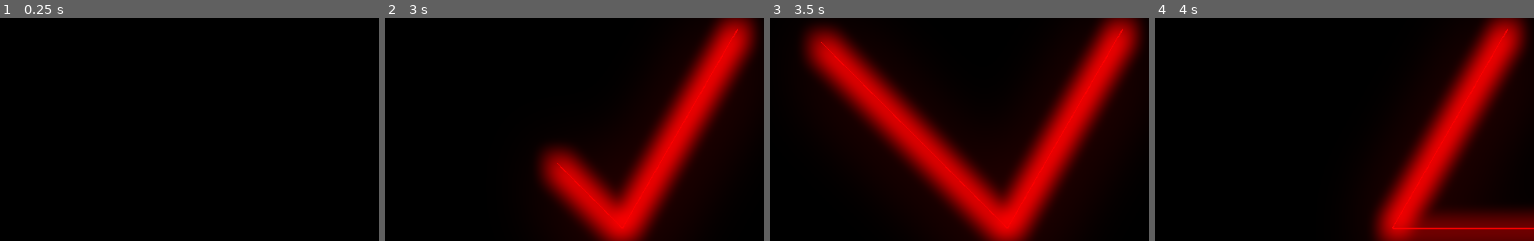
Above: before the commit, frames 1-4 (left to right).
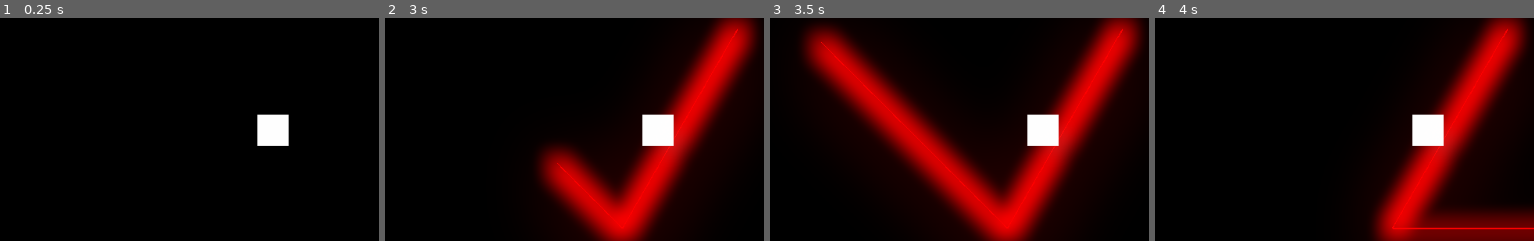
Above: after the commit, the same moments.

Repository: Aki78/GodotCPUDesign
Game: Godot game, scene res://Game.tscn
Two runs of this game, one before a commit and one after it. Both use one fixed random seed, a clock stepped at 60 frames per second and the inputs below. The engine's default icon, where the game draws it, is replaced by a stand-in: a white triangle on a blue panel in a dark square.
Inputs (mouse positions are % of the whole screen's width and height, from its top left):
- Up to frame 1 (0.25 s): no input
- Up to frame 2 (3 s): tap Enter at 0.5, 2 s; move the mouse to (70, 42) at 0.52 s; hold I (input) 0.53-1.25 s; click (70, 42) at 0.8 s; tap Space at 1.25, 2.75 s; drag from (26, 53) to (70, 42) at 1.27 s; move the mouse to (58, 24) at 2.02 s; hold W (wire) 2.03-2.75 s; click (58, 24) at 2.17 s; tap G (grab, bound only after the commit) at 2.3 s; drag from (42, 69) to (16, 32) at 2.77 s
- Up to frame 3 (3.5 s): no input
- Up to frame 4 (4 s): tap Enter at 3.5 s; move the mouse to (79, 63) at 3.52 s; hold S (add_switch) from 3.53 s (still down); click (79, 63) at 3.8 s
The pictures show only the part of the screen within x 11-61%, y 22-72%; the shares and areas given below are measured in that part.

The runs differ from the first frame. In frame 1, 1.2% of the frame differs, in the area x 67-77%, y 43-58%; in frame 2, 1.2%; in frame 3, 1.2%; in frame 4, 1.2%.

Commit message:
done grab logic

Diff:
--- a/Camera2D.gd
+++ b/Camera2D.gd
@@ -15,13 +15,11 @@
 	if Input.is_action_pressed("zoomin") and zoom.x > 0.1:
 		zoom *= 0.9
 		$ModeLabel.rect_scale *= 0.9
-#		$ModeLabel.rect_position = offset + label_pos
 		emit_signal("zoom_in")
 	if Input.is_action_pressed("zoomout") and zoom.x < 10:
 		emit_signal("zoom_out")
 		zoom *= 1.1
 		$ModeLabel.rect_scale *= 1.1
-#		$ModeLabel.rect_position = offset + label_pos
 	if Input.is_action_pressed("middle_mouse"):
 		mouse_down = true
 	else:
--- /dev/null
+++ b/Contact.gd
@@ -0,0 +1,22 @@
+extends Area2D
+
+
+var bit = false
+
+func _ready():
+	pass # Replace with function body.
+
+
+
+func set_grab():
+	pass
+
+func _physics_process(delta):
+	for area in get_overlapping_areas():
+		if name == "Inp1" or name == "Inp2":
+			if  area.is_in_group("switch") or area.is_in_group("wires"):
+				bit = area.bit
+		if name == "Out":
+			if area.has_method("set_all_bit"):
+				area.set_all_bit(bit)
+#	print("gete: ", name , bit)
--- a/Delete.gd
+++ b/Delete.gd
@@ -5,6 +5,10 @@
 
 	if event.is_action_pressed("delete") and Singleton.mode == "normal":
 		Singleton.mode = "delete"
+	if event.is_action_pressed("grab") and Singleton.mode == "normal":
+		Singleton.mode = "grab"
+		for area in get_overlapping_areas():
+			area.set_grab()
 
 	if event.is_action_pressed("left_click") and Singleton.mode == "delete":
 
@@ -16,7 +20,8 @@
 				get_tree().call_group(area.group_name, "queue_free")
 
 
-
+func set_grab():
+	pass
 
 
 func _process(delta):
--- a/Game.tscn
+++ b/Game.tscn
@@ -6,6 +6,8 @@
 [ext_resource path="res://Label.gd" type="Script" id=4]
 [ext_resource path="res://Camera2D.gd" type="Script" id=5]
 [ext_resource path="res://Game.gd" type="Script" id=6]
+[ext_resource path="res://Gate.gd" type="Script" id=7]
+[ext_resource path="res://Contact.gd" type="Script" id=8]
 
 [sub_resource type="Environment" id=1]
 background_mode = 4
@@ -21,6 +23,9 @@
 
 [sub_resource type="CircleShape2D" id=2]
 
+[sub_resource type="RectangleShape2D" id=3]
+extents = Vector2( 7.25, 7.75 )
+
 [node name="Game" type="Node2D"]
 position = Vector2( 0, 1 )
 script = ExtResource( 6 )
@@ -34,10 +39,10 @@
 [node name="Switches" type="Node2D" parent="."]
 script = ExtResource( 3 )
 
-[node name="Delete" type="Area2D" parent="."]
+[node name="MouseTip" type="Area2D" parent="."]
 script = ExtResource( 2 )
 
-[node name="DeleteShape" type="CollisionShape2D" parent="Delete"]
+[node name="MouseTipShape" type="CollisionShape2D" parent="MouseTip"]
 shape = SubResource( 2 )
 
 [node name="Camera2D" type="Camera2D" parent="."]
@@ -50,3 +55,31 @@
 margin_right = -402.0
 margin_bottom = 253.0
 script = ExtResource( 4 )
+
+[node name="Gate" type="ColorRect" parent="."]
+margin_left = -20.0
+margin_top = -21.0
+margin_right = 20.0
+margin_bottom = 19.0
+script = ExtResource( 7 )
+
+[node name="Inp1" type="Area2D" parent="Gate"]
+script = ExtResource( 8 )
+
+[node name="CollisionShape" type="CollisionShape2D" parent="Gate/Inp1"]
+position = Vector2( 8, 10 )
+shape = SubResource( 3 )
+
+[node name="Inp2" type="Area2D" parent="Gate"]
+script = ExtResource( 8 )
+
+[node name="CollisionShape" type="CollisionShape2D" parent="Gate/Inp2"]
+position = Vector2( 8, 30 )
+shape = SubResource( 3 )
+
+[node name="Out" type="Area2D" parent="Gate"]
+script = ExtResource( 8 )
+
+[node name="CollisionShape" type="CollisionShape2D" parent="Gate/Out"]
+position = Vector2( 32, 19 )
+shape = SubResource( 3 )
--- /dev/null
+++ b/Gate.gd
@@ -0,0 +1,9 @@
+extends ColorRect
+
+func set_logic():
+
+	$Out.bit = 	!($Inp1.bit or $Inp2.bit)
+#	print($Inp1.bit, " " , $Inp2.bit, " ",$Out.bit)
+
+func _physics_process(delta):
+	set_logic()
--- /dev/null
+++ b/Inp1.gd
@@ -0,0 +1,16 @@
+extends Area2D
+
+
+# Declare member variables here. Examples:
+# var a = 2
+# var b = "text"
+
+
+# Called when the node enters the scene tree for the first time.
+func _ready():
+	pass # Replace with function body.
+
+
+# Called every frame. 'delta' is the elapsed time since the previous frame.
+#func _process(delta):
+#	pass
--- a/Line.gd
+++ b/Line.gd
@@ -14,8 +14,11 @@
 var old_bit = true
 var group_name
 var has_switch = false
+var grabbed = false
 
 var poly : PoolVector2Array
+
+signal grabbed
 
 func _ready():
 	add_to_group("switchable")
@@ -27,6 +30,7 @@
 
 func set_bit(newbit):
 	bit = newbit
+
 #	if old_bit != bit:
 	if bit:
 		$ColorRect.modulate.r = 0
@@ -63,6 +67,10 @@
 #	print("ADDING ALL SWITCHES!")
 #	get_tree().call_group(group_name, "add_switch")
 
+func set_all_bit(new_bit):
+	get_tree().call_group(group_name, "set_bit", new_bit)
+
+
 func add_switch():
 	has_switch = true
 
@@ -79,3 +87,7 @@
 func _on_Line_area_exited(area):
 	if area.is_in_group("switch"):
 		has_switch = false
+
+func set_grab():
+	emit_signal("grabbed")
+	grabbed = true
--- a/Switch.gd
+++ b/Switch.gd
@@ -2,6 +2,7 @@
 
 var bit = true
 var old_bit = false
+var grabbed = false
 
 func _ready():
 	add_to_group("switch")
@@ -10,13 +11,18 @@
 func _process(delta):
 	for area in get_overlapping_areas():
 		if area.is_in_group("wires"):
-			get_tree().call_group(area.group_name, "set_bit", bit)
+			area.set_all_bit(bit)
+#			get_tree().call_group(area.group_name, "set_bit", bit)
 #		if area.bit != bit:
 #			set_bit(area.bit)
 
 
 		set_color()
 
+
+func _input(event):
+	if event.is_action_pressed("escape"):
+		grabbed = false
 
 func _on_TextureButton_pressed():
 	toggle()
@@ -53,3 +59,10 @@
 	if old_bit != bit:
 		toggle()
 		old_bit = bit
+
+func set_grab():
+	grabbed = true
+
+func _physics_process(delta):
+	if grabbed:
+		position = get_global_mouse_position()
--- a/Wire.gd
+++ b/Wire.gd
@@ -14,6 +14,10 @@
 var old_bit = true
 var has_switch = false
 
+var grabbed = false
+
+var grab_point
+
 func _ready():
 	line_index = 0
 	group_name = "wire" + str(get_index())
@@ -26,15 +30,19 @@
 	bit = new_bit
 
 func _input(event):
+	if event.is_action_pressed("escape"):
+		grabbed = false
 	if Singleton.mode != "wire":
 		return
 	if get_index() == wire_index:
 		print("index", get_index())
 		print("current_wire_index", wire_index)
 		if event.is_action_pressed("escape"):
+			grabbed = false
 			if get_child_count() > 0:
 				print("child couhnt:", get_child_count())
 				print("child couhnt:", line_index)
+
 				get_child(line_index - 1).queue_free() #erase last line
 #			else:
 #				queue_free()
@@ -51,6 +59,7 @@
 			print(last_center)
 			line.init(last_center, group_name)
 			line.thickness = thickness
+			line.connect("grabbed", self, "on_grabbed")
 			print(last_center)
 
 			for _i in get_children():
@@ -70,3 +79,12 @@
 	for _i in get_children():
 		_i.set_bit(bit)
 	old_bit = bit
+
+func on_grabbed():
+	grabbed = true
+	grab_point = get_global_mouse_position()
+
+
+func _process(delta):
+	if grabbed:
+		position = get_global_mouse_position() - grab_point
--- a/project.godot
+++ b/project.godot
@@ -102,6 +102,11 @@
 "events": [ Object(InputEventMouseButton,"resource_local_to_scene":false,"resource_name":"","device":0,"alt":false,"shi …(212 unchanged characters)…
  ]
 }
+grab={
+"deadzone": 0.5,
+"events": [ Object(InputEventKey,"resource_local_to_scene":false,"resource_name":"","device":0,"alt":false,"shift":false,"control":false,"meta":false,"command":false,"pressed":false,"scancode":0,"physical_scancode":71,"unicode":0,"echo":false,"script":null)
+ ]
+}
 
 [physics]
 
Not shown: 1 places in Game.tscn that only renumber resources
